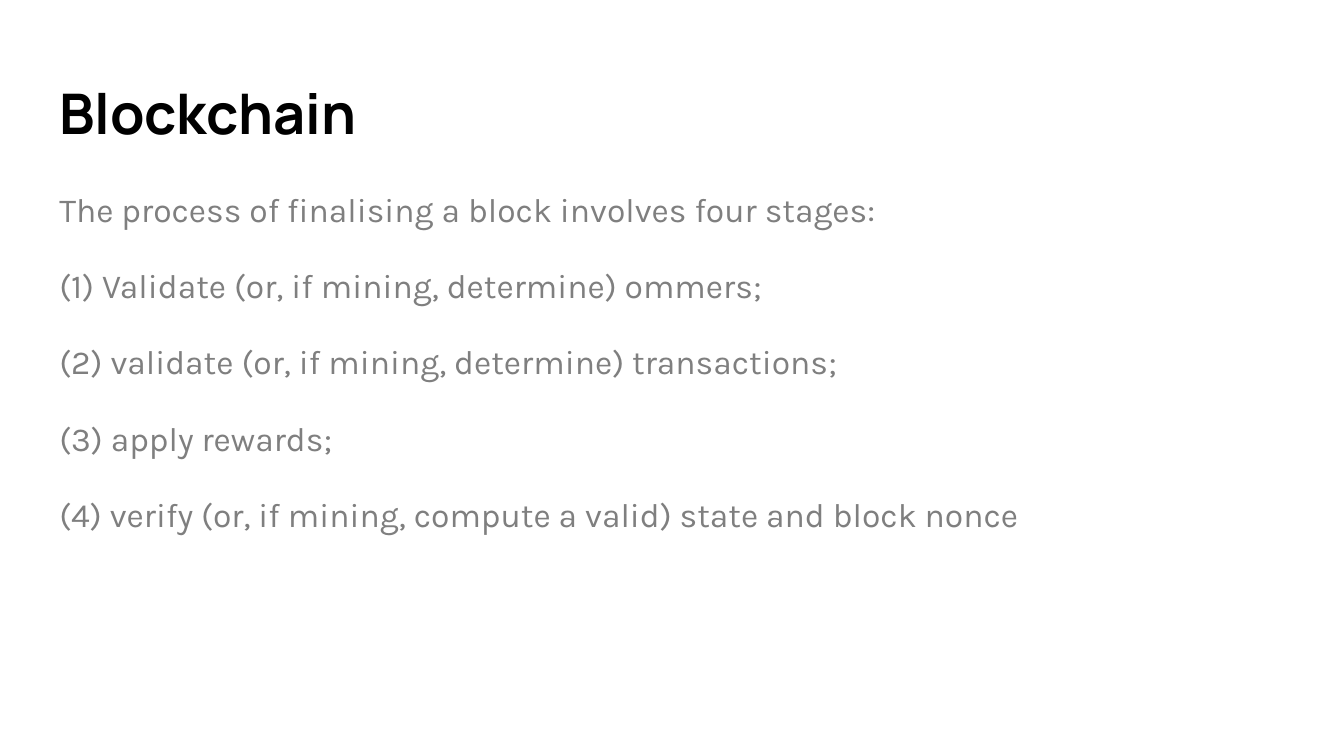
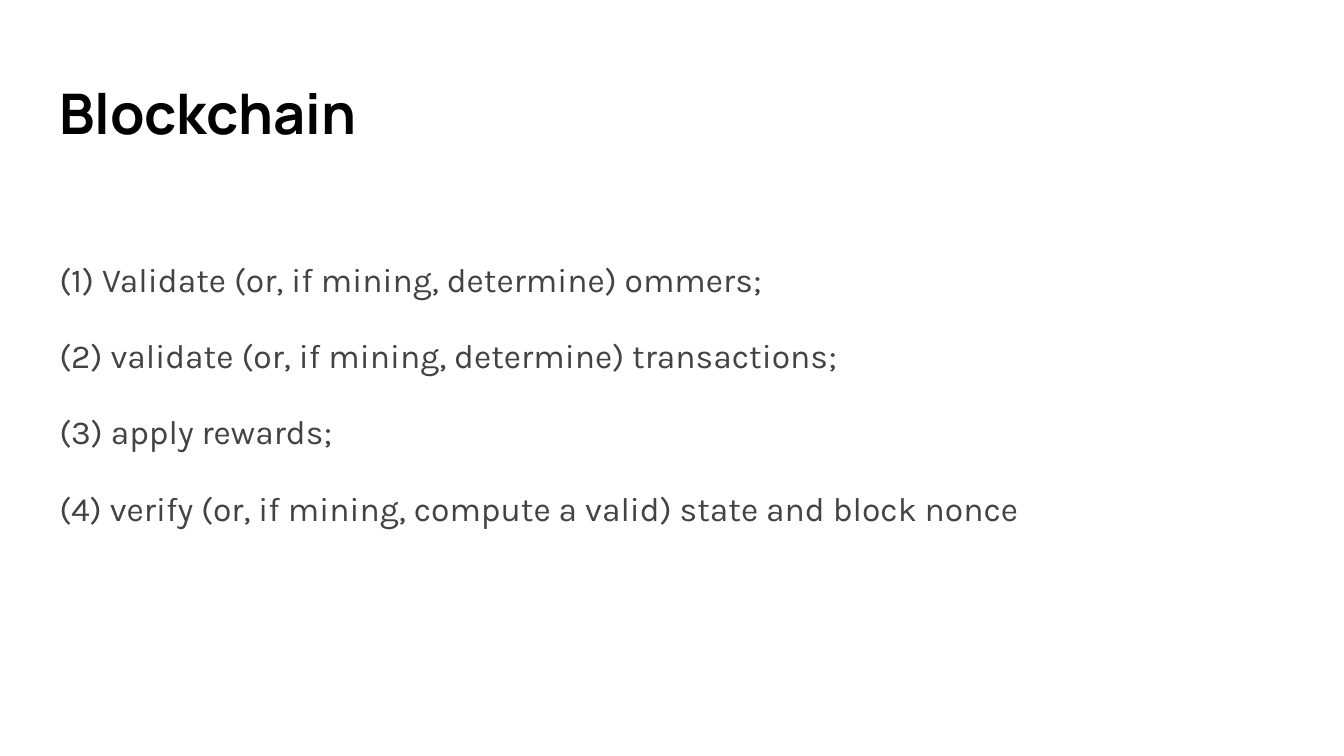
Before and after one commit to ayrat555/talks, a slide deck: slide 24 of mana/Mana.pptx (slide 25 before the commit). Drawn at 1344x756 pixels with LibreOffice and Linux fonts; fonts in the diff are those of the drawing. Boxes give left, top, right and bottom in pixels: in the first picture for what was removed or moved away, otherwise in the second. Text is boxed around its words. In the diff, an @@ line names an element or a change of style, - is before the commit and + after.

```diff
--- a/mana/Mana.pptx
+++ b/mana/Mana.pptx
@@ text "(1) Validate (or, if mining, ..." at (59, 268, 1018, 530): text colour #7F7F7F to #434343 @@
@@ text at (59, 199, 875, 230): paragraph removed @@
-The process of finalising a block involves four stages:
```
Also in this commit, not shown: 17 other slides changed, 7 slides added, 2 other files.
